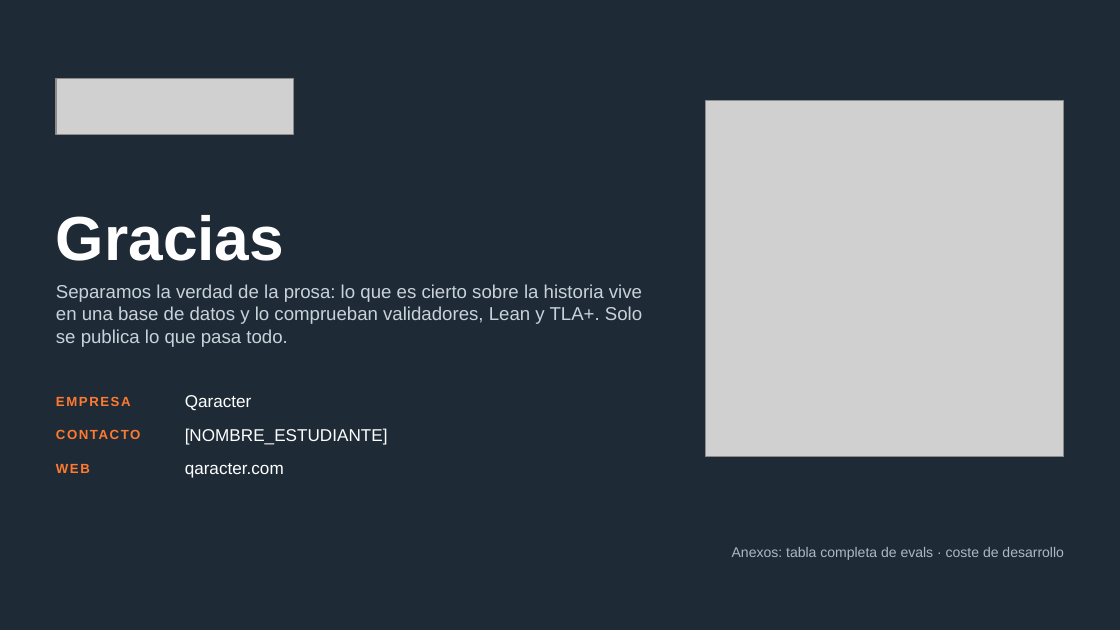
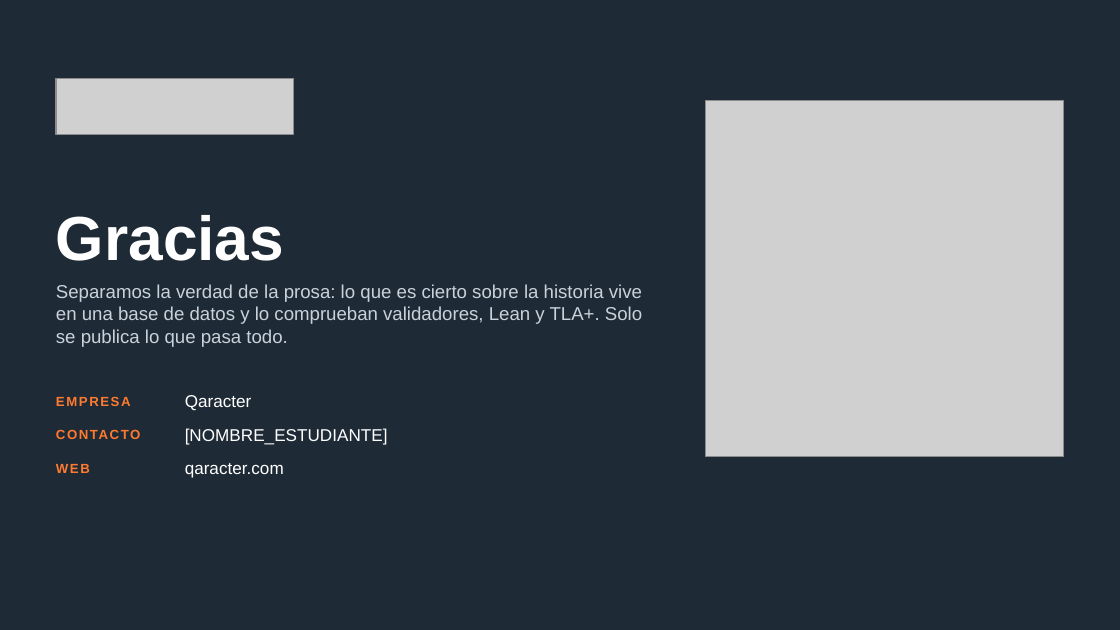
Before and after one commit to ignacio-hurtado-qaracter/My-Story-Marker, a slide deck: slide 15 of presentacion/presentacion-2.pptx. Drawn at 1120x630 pixels with LibreOffice and Linux fonts; fonts in the diff are those of the drawing; grey boxes stand for pictures. Boxes give left, top, right and bottom in pixels: in the first picture for what was removed or moved away, otherwise in the second. Text is boxed around its words. In the diff, an @@ line names an element or a change of style, - is before the commit and + after.

```diff
--- a/presentacion/presentacion-2.pptx
+++ b/presentacion/presentacion-2.pptx
@@ text removed at (x1=732, y1=547, x2=1063, y2=560) @@
-Anexos: tabla completa de evals · coste de desarrollo
```
Also in this commit, not shown: 2 slides removed, 3 other files.
